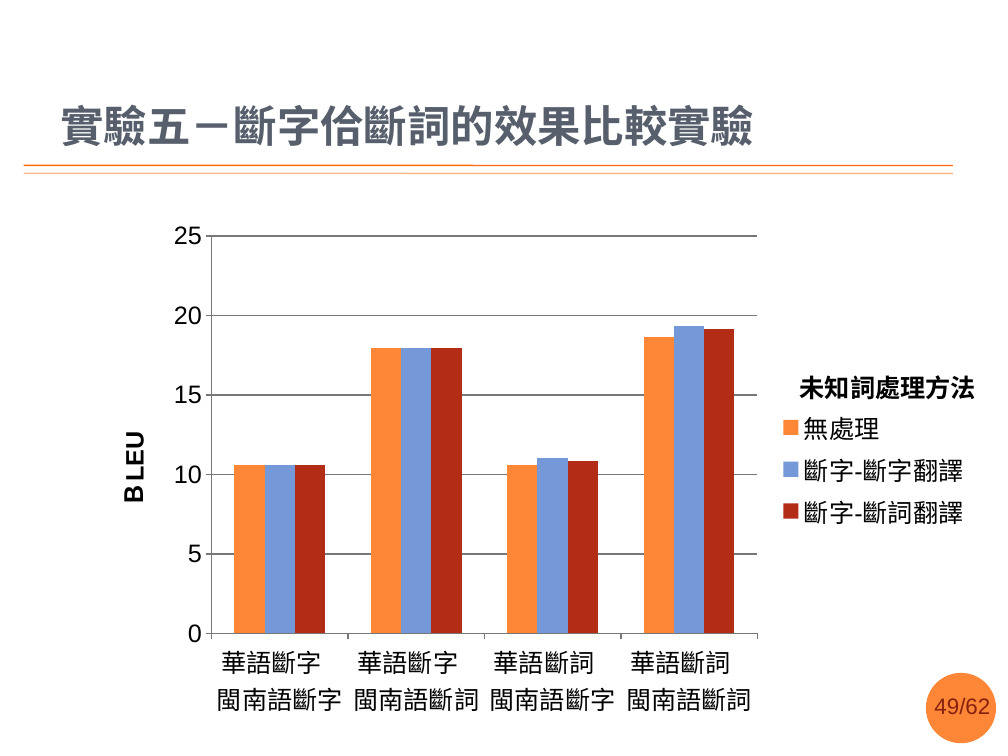
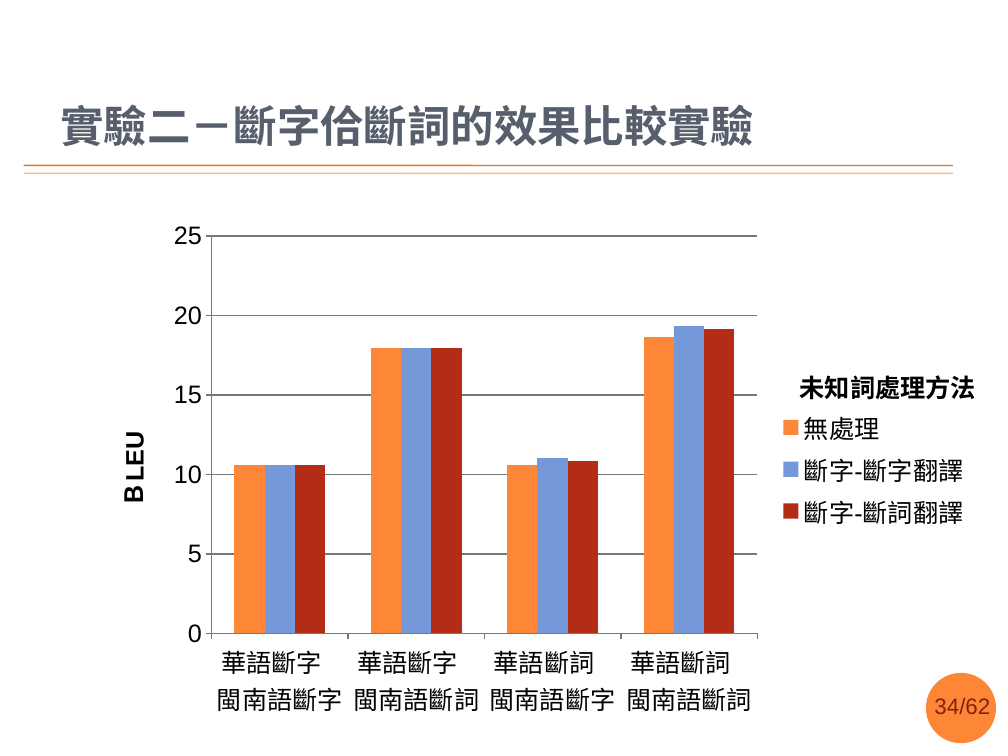
Before and after one commit to sih4sing5hong5/po3-ko3_tau5-iann2-phinn3, a slide deck: slide 34 of 翻譯報告.pptx (slide 49 before the commit). Drawn at 1008x756 pixels with LibreOffice and Linux fonts; fonts in the diff are those of the drawing; background and template pictures are left out. Boxes give left, top, right and bottom in pixels: in the first picture for what was removed or moved away, otherwise in the second. Text is boxed around its words. In the diff, an @@ line names an element or a change of style, - is before the commit and + after.

```diff
--- a/翻譯報告.pptx
+++ b/翻譯報告.pptx
@@ title at [60, 105, 754, 146]: text changed @@
-實驗五－斷字佮斷詞的效果比較實驗
+實驗二－斷字佮斷詞的效果比較實驗
@@ page number at [934, 698, 990, 714]: text changed @@
-49/62
+34/62
```
Also in this commit, not shown: 12 other slides changed, 1 other file.
